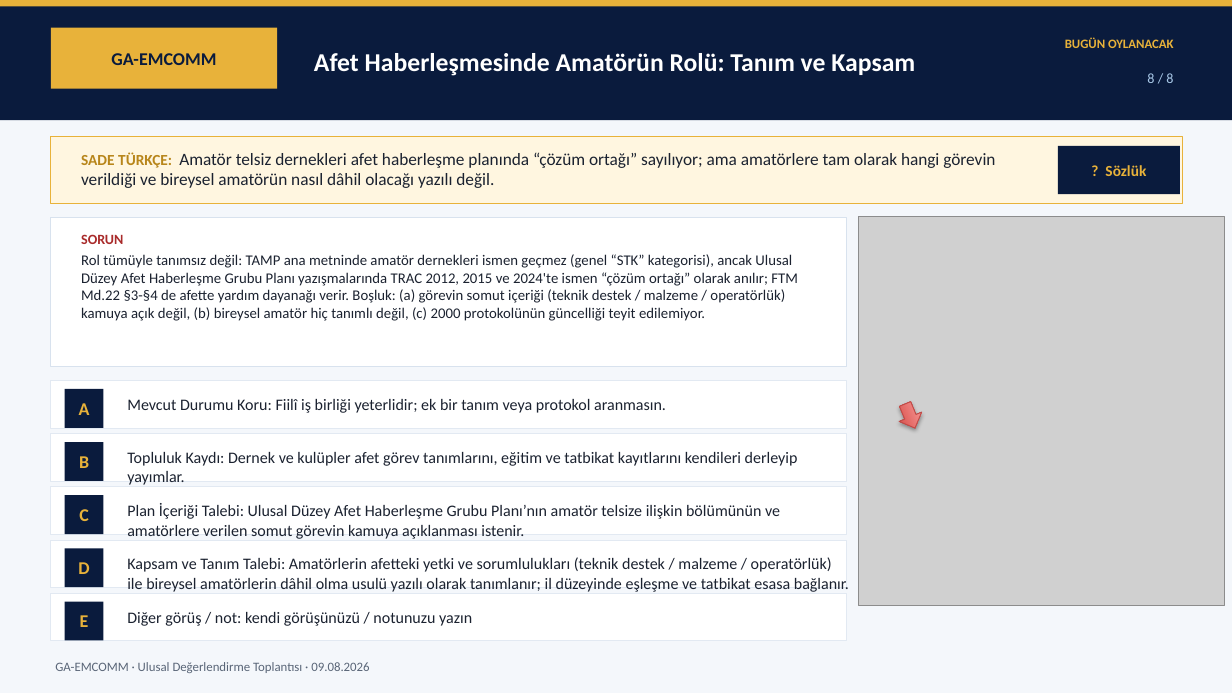
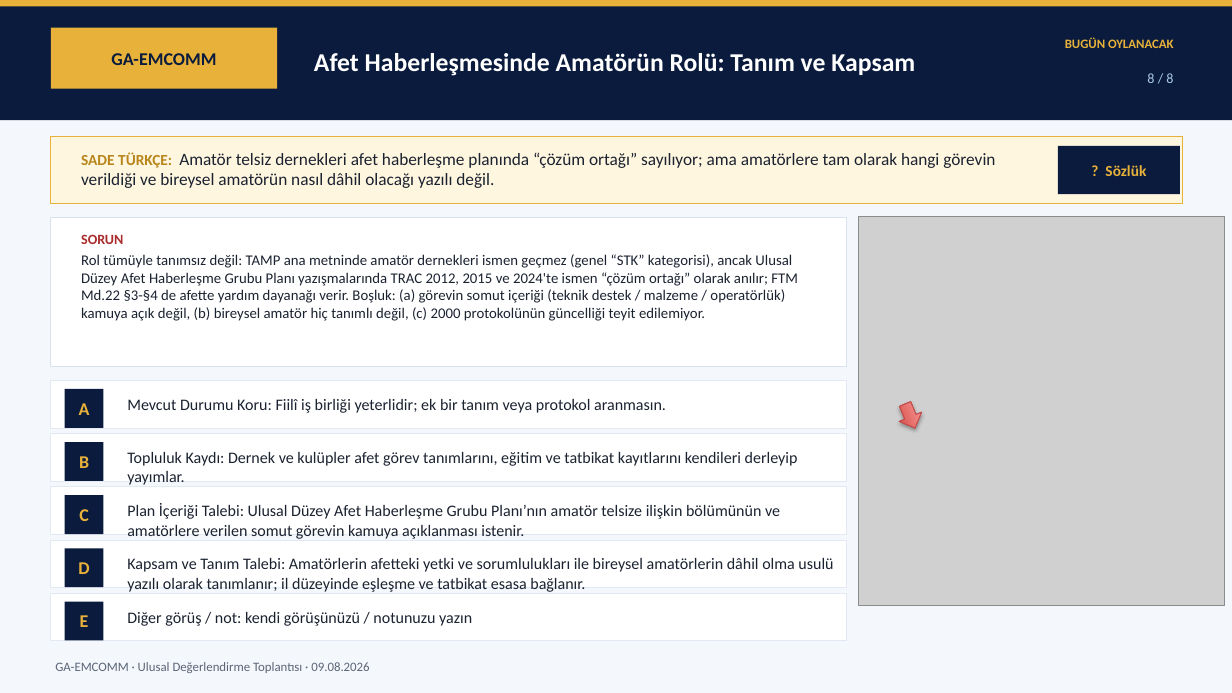
Before and after one commit to TA3HRJ/amator-telsiz-mevzuat, a slide deck: slide 16 of Amator_Telsizcilik_Uzlasi_Oy_Pusulasi_Sunum_v1.3.pptx. Drawn at 1232x693 pixels with LibreOffice and Linux fonts; fonts in the diff are those of the drawing; grey boxes stand for pictures. Boxes give left, top, right and bottom in pixels: in the first picture for what was removed or moved away, otherwise in the second. Text is boxed around its words. In the diff, an @@ line names an element or a change of style, - is before the commit and + after.

```diff
--- a/Amator_Telsizcilik_Uzlasi_Oy_Pusulasi_Sunum_v1.3.pptx
+++ b/Amator_Telsizcilik_Uzlasi_Oy_Pusulasi_Sunum_v1.3.pptx
@@ text at (x1=127, y1=558, x2=833, y2=592): text changed @@
-Kapsam ve Tanım Talebi: Amatörlerin afetteki yetki ve sorumlulukları (teknik destek / malzeme / operatörlük) ile bireysel amatörlerin dâhil olma usulü yazılı olarak tanımlanır; il düzeyinde eşleşme ve tatbikat esasa bağlanır.
+Kapsam ve Tanım Talebi: Amatörlerin afetteki yetki ve sorumlulukları ile bireysel amatörlerin dâhil olma usulü yazılı olarak tanımlanır; il düzeyinde eşleşme ve tatbikat esasa bağlanır.
```
Also in this commit, not shown: 1 other slide changed, 2 other files.
